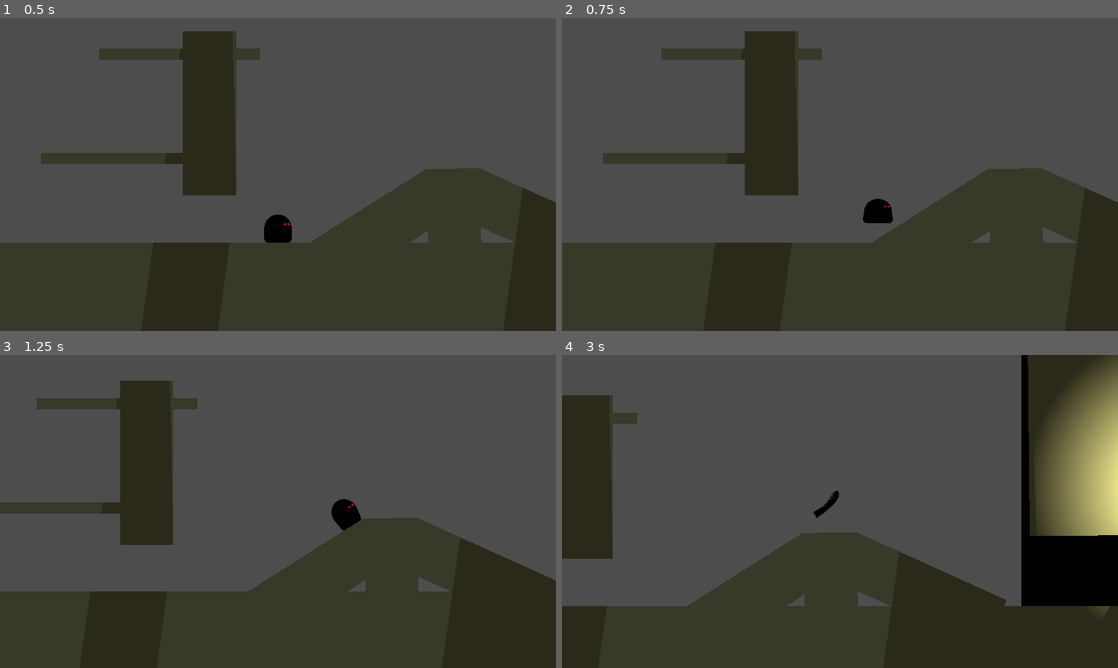
Above: before the commit, frames 1-4 (two rows, left to right).
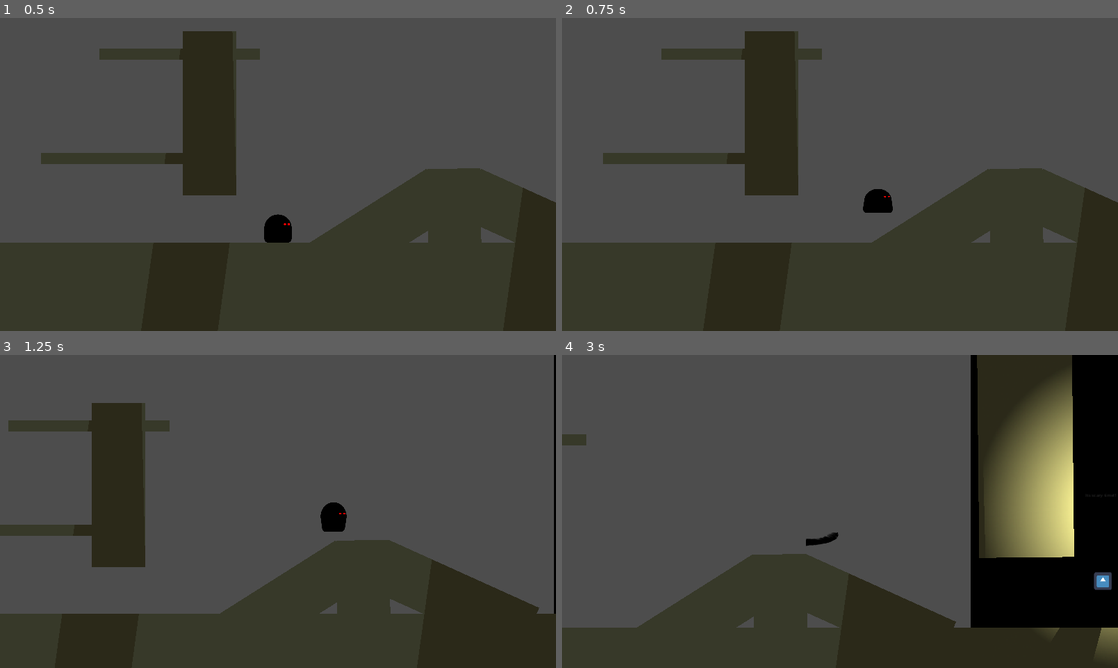
Above: after the commit, the same moments.

Repository: atiixx/piratesoftware_gamejam15
Game: Godot game, scene res://scenes/test_area.tscn
Same seed, same stepped clock (60 frames per second), same inputs: the game is played once before the commit and once after it. The engine's default icon, where the game draws it, is replaced by a stand-in: a white triangle on a blue panel in a dark square.
Inputs (mouse positions are in pixels of both pictures, inside the frame that each line leads up to):
- Up to frame 1 (0.5 s): no input
- Up to frame 2 (0.75 s): tap Enter at 0.5 s; move the mouse to (962, 158) at 0.52 s; hold D (right) from 0.53 s (still down); tap Space (jump) at 0.6 s
- Up to frame 3 (1.25 s): keep holding D (right); tap Space (jump) at 0.77, 1.07 s
- Up to frame 4 (3 s): move the mouse to (728, 527) at 1.27 s; click (728, 527) at 1.35 s; tap Space (jump) at 1.52, 1.55, 1.82, 2.1 s; move the mouse to (895, 442) at 2.02 s; release D (right) at 2.03 s; hold A (left) 2.03-2.78 s; move the mouse to (812, 574) at 2.77 s; hold D (right) from 2.78 s (still down); click (812, 574) at 2.85 s

Frame 1 is identical in both runs. In frame 2, 0.3% of the frame differs, in the area x 54-60%, y 54-66%; in frame 3, 16%; in frame 4, 30%, in the area x 0-100%, y 0-96%.
Error in both runs: Invalid assignment of property or key 'state_machine' with value of type 'Node (ModeStateMachine)' on a base object of type 'Node (BasicModeState.gd)'. (res://…

Commit message:
feat: wall jump working again

Diff:
--- a/enums.gd
+++ b/enums.gd
@@ -5,12 +5,3 @@
 	LEFT,
 	RIGHT
 }
-
-# Called when the node enters the scene tree for the first time.
-func _ready():
-	pass # Replace with function body.
-
-
-# Called every frame. 'delta' is the elapsed time since the previous frame.
-func _process(delta):
-	pass
--- a/scenes/player/player.tscn
+++ b/scenes/player/player.tscn
@@ -622,7 +622,7 @@
 [node name="DownAttackSprite2D" type="Sprite2D" parent="Sprite2D"]
 visible = false
 position = Vector2(0, 472)
-texture = ExtResource("4_b3e87")
+texture = ExtResource("4_7umma")
 
 [node name="UpAttackSprite2D" type="Sprite2D" parent="Sprite2D"]
 visible = false
@@ -700,18 +700,18 @@
 
 [node name="LUpWallDetection" type="RayCast2D" parent="Raycasts"]
 position = Vector2(0, -30)
-target_position = Vector2(-50, 0)
+target_position = Vector2(-51, 0)
 
 [node name="RUpWallDetection" type="RayCast2D" parent="Raycasts"]
 position = Vector2(0, -30)
-target_position = Vector2(50, 0)
+target_position = Vector2(51, 0)
 
 [node name="LDownWallDetection" type="RayCast2D" parent="Raycasts"]
 position = Vector2(0, 30)
-target_position = Vector2(-50, 0)
+target_position = Vector2(-51, 0)
 
 [node name="RDownWallDetection" type="RayCast2D" parent="Raycasts"]
 position = Vector2(0, 30)
-target_position = Vector2(50, 0)
+target_position = Vector2(51, 0)
 
 [connection signal="timeout" from="AttackCooldown" to="." method="_on_cd_timer_timeout"]
--- a/scenes/test_area.tscn
+++ b/scenes/test_area.tscn
@@ -288,4 +288,3 @@
 
 [node name="Player" parent="." instance=ExtResource("1_vnexx")]
 position = Vector2(2402, 504)
-jump_speed = -700.0
--- a/scripts/player/player.gd
+++ b/scripts/player/player.gd
@@ -17,10 +17,10 @@
 #Raycasts
 @onready var floor_raycast: RayCast2D = $Raycasts/FloorDetection
 @onready var floor_raycast2: RayCast2D = $Raycasts/FloorDetection2
-@onready var l_up_wall_raycast = $Raycasts/LUpWallDetection
-@onready var r_up_wall_raycast = $Raycasts/RUpWallDetection
-@onready var l_down_wall_raycast = $Raycasts/LDownWallDetection
-@onready var r_down_wall_raycast = $Raycasts/RDownWallDetection
+@onready var l_up_wall_raycast: RayCast2D = $Raycasts/LUpWallDetection
+@onready var r_up_wall_raycast: RayCast2D = $Raycasts/RUpWallDetection
+@onready var l_down_wall_raycast: RayCast2D = $Raycasts/LDownWallDetection
+@onready var r_down_wall_raycast: RayCast2D = $Raycasts/RDownWallDetection
 
 #Collision Shapes
 @onready var collision_shape = $CollisionShape2D
@@ -32,7 +32,7 @@
 var is_attacking := false
 var can_attack := true
 var acc := 200
-
+var wall_dash := false
 # Get the gravity from the project settings so you can sync with rigid body nodes.
 var base_gravity = ProjectSettings.get_setting("physics/2d/default_gravity") * 2
 var gravity = base_gravity
--- a/scripts/states/characters/CharacterStateMachine.gd
+++ b/scripts/states/characters/CharacterStateMachine.gd
@@ -11,7 +11,7 @@
 
 # The current active state. At the start of the game, we get the `initial_state`.
 @onready var state: StateBase = get_node(initial_state)
-var previousState: StateBase
+var previous_state: StateBase
 
 
 func _ready() -> void:
@@ -45,7 +45,7 @@
 	if not has_node(target_state_name):
 		return
 	state.exit()
-	previousState = state
+	previous_state = state
 	state = get_node(target_state_name)
 	state.enter(msg)
 	emit_signal("transitioned", state.name)
--- a/scripts/states/characters/player/PlayerFallState.gd
+++ b/scripts/states/characters/player/PlayerFallState.gd
@@ -22,7 +22,7 @@
 # Virtual function. Called by the state machine upon changing the active state. The `msg` parameter
 # is a dictionary with arbitrary data the state can use to initialize itself.
 func enter(_msg := {}) -> void:
-	name = "Fall"
+	print(name)
 	player.gravity *= 2
 	pass
 
--- a/scripts/states/characters/player/PlayerIdleState.gd
+++ b/scripts/states/characters/player/PlayerIdleState.gd
@@ -22,7 +22,7 @@
 # Virtual function. Called by the state machine upon changing the active state. The `msg` parameter
 # is a dictionary with arbitrary data the state can use to initialize itself.
 func enter(_msg := {}) -> void:
-	pass
+	print(name)
 
 
 # Virtual function. Called by the state machine before changing the active state. Use this function
--- a/scripts/states/characters/player/PlayerJumpState.gd
+++ b/scripts/states/characters/player/PlayerJumpState.gd
@@ -1,6 +1,7 @@
 extends PlayerState
 
-
+var jumped = false
+var left = false
 # Virtual function. Receives events from the `_unhandled_input()` callback.
 func handle_input(_event: InputEvent) -> void:
 	pass
@@ -14,6 +15,14 @@
 
 # Virtual function. Corresponds to the `_physics_process()` callback.
 func physics_update(_delta: float) -> void:
+	if !jumped:
+		jumped = true
+		player.velocity.y = player.jump_speed
+		if player.wall_dash:
+			if left:
+				player.velocity.x += 1000
+			else:
+				player.velocity.x -= 1000
 	handle_basic_movement(_delta)
 	player.move_and_slide()
 	check_for_transition()
@@ -24,24 +33,23 @@
 # Virtual function. Called by the state machine upon changing the active state. The `msg` parameter
 # is a dictionary with arbitrary data the state can use to initialize itself.
 func enter(_msg := {}) -> void:
-	if !_msg.has("no_boost"):
-		player.velocity.y = player.jump_speed
-	match get_wall_press_state():
-		Enums.WALL_DIRECTION.NONE:
-			pass
-		Enums.WALL_DIRECTION.LEFT:
-			wall_dash = true
-			player.velocity.x += 1000
-		Enums.WALL_DIRECTION.RIGHT:
-			wall_dash = true
-			player.velocity.x -= 1000
+	jumped = false
+	print(name)
+	if state_machine.previous_state.name == "Wall":
+		player.wall_dash = true
+		if _msg.get("from_left"):
+			left = true
+		else:
+			left = false
+
 
 
 
 # Virtual function. Called by the state machine before changing the active state. Use this function
 # to clean up the state.
 func exit() -> void:
-	wall_dash = false
+	var jumped = false
+	player.wall_dash = false
 
 func check_for_transition():
 	if(!player.is_on_floor() and player.velocity.y > 0 and get_wall_press_state() == Enums.WALL_DIRECTION.NONE):
@@ -50,6 +58,6 @@
 	if((Input.is_action_just_pressed("left") or Input.is_action_just_pressed("right")) and player.is_on_floor() and !player.is_on_wall()):
 		state_machine.transition_to("Walking")
 		player.anim_tree_playback.travel("Walk")
-	if(player.is_on_wall_only() and get_wall_press_state() != Enums.WALL_DIRECTION.NONE):
+	if(player.velocity.x == 0 and get_wall_press_state() != Enums.WALL_DIRECTION.NONE):
 		state_machine.transition_to("Wall")
 		player.anim_tree_playback.travel("Wall")
--- a/scripts/states/characters/player/PlayerState.gd
+++ b/scripts/states/characters/player/PlayerState.gd
@@ -5,8 +5,6 @@
 
 # Typed reference to the player node.
 var player: Player
-var wall_dash := false
-
 
 func _ready() -> void:
 	# The states are children of the `Player` node so their `_ready()` callback will execute first.
@@ -35,8 +33,9 @@
 
 	var direction = Input.get_axis("left", "right")
 
+
 	#remove control of player shortly after walldash for smoother walldash
-	if wall_dash and player.velocity.y < player.jump_speed / 3:
+	if player.wall_dash and player.velocity.y < player.jump_speed / 3:
 		pass
 	elif player.is_attacking:
 		player.velocity = lerp(player.velocity, Vector2.ZERO, 0.1)
@@ -72,15 +71,13 @@
 
 # Returns direction of Wall via WALL_DIRECTION Enum if player is pressed against a wall
 func get_wall_press_state():
-	if player.is_on_wall_only():
-		var collision = player.get_last_slide_collision()
-		var direction = Input.get_axis("left", "right")
-		if collision:
-			var normal = collision.get_normal()
-			if normal.x > 0 and direction < 0:
-				return Enums.WALL_DIRECTION.LEFT
-			elif normal.x < 0 and direction > 0:  # Colliding with a wall on the left
-				return Enums.WALL_DIRECTION.RIGHT
+	var direction = Input.get_axis("left", "right")
+	if player.l_up_wall_raycast.is_colliding() and player.l_down_wall_raycast.is_colliding():
+		if direction < 0:
+			return Enums.WALL_DIRECTION.LEFT
+	elif player.r_up_wall_raycast.is_colliding() and player.r_down_wall_raycast.is_colliding():
+		if direction > 0:
+			return Enums.WALL_DIRECTION.RIGHT
 
 	return Enums.WALL_DIRECTION.NONE
 
--- a/scripts/states/characters/player/PlayerWalkingState.gd
+++ b/scripts/states/characters/player/PlayerWalkingState.gd
@@ -22,8 +22,7 @@
 
 # Virtual function. Corresponds to the `_physics_process()` callback.
 func physics_update(_delta: float) -> void:
-	if !sliding:
-		handle_basic_movement(_delta)
+	handle_basic_movement(_delta)
 	player.move_and_slide()
 	handle_slope_rotation()
 	check_for_transition()
@@ -33,7 +32,7 @@
 # Virtual function. Called by the state machine upon changing the active state. The `msg` parameter
 # is a dictionary with arbitrary data the state can use to initialize itself.
 func enter(_msg := {}) -> void:
-	pass
+	print(name)
 
 
 # Virtual function. Called by the state machine before changing the active state. Use this function
--- a/scripts/states/characters/player/PlayerWallState.gd
+++ b/scripts/states/characters/player/PlayerWallState.gd
@@ -24,6 +24,7 @@
 # Virtual function. Called by the state machine upon changing the active state. The `msg` parameter
 # is a dictionary with arbitrary data the state can use to initialize itself.
 func enter(_msg := {}) -> void:
+	print(name)
 	player.can_attack = false
 	#Check where the wall is
 	match get_wall_press_state():
@@ -61,12 +62,13 @@
 
 func check_for_transition():
 	if(Input.is_action_just_pressed("jump")):
-		state_machine.transition_to("Jump")
+		var from_left:= false
+		match get_wall_press_state():
+			Enums.WALL_DIRECTION.LEFT:
+				from_left = true
+		state_machine.transition_to("Jump", {"from_left": from_left})
 		player.anim_tree_playback.travel("Jump")
 	if(get_wall_press_state() == Enums.WALL_DIRECTION.NONE):
-		if(player.velocity.y < 0):
-			state_machine.transition_to("Jump", {"no_boost": true})
-			player.anim_tree_playback.travel("Jump")
 		if(!player.is_on_floor() and player.velocity.y > 0):
 			state_machine.transition_to("Fall")
 			player.anim_tree_playback.travel("Fall")
Not shown: 2 places in levels/level_1.tscn that only renumber resources
Not shown: 3 places in scenes/terrain/polygon_terrain.tscn that only renumber resources
